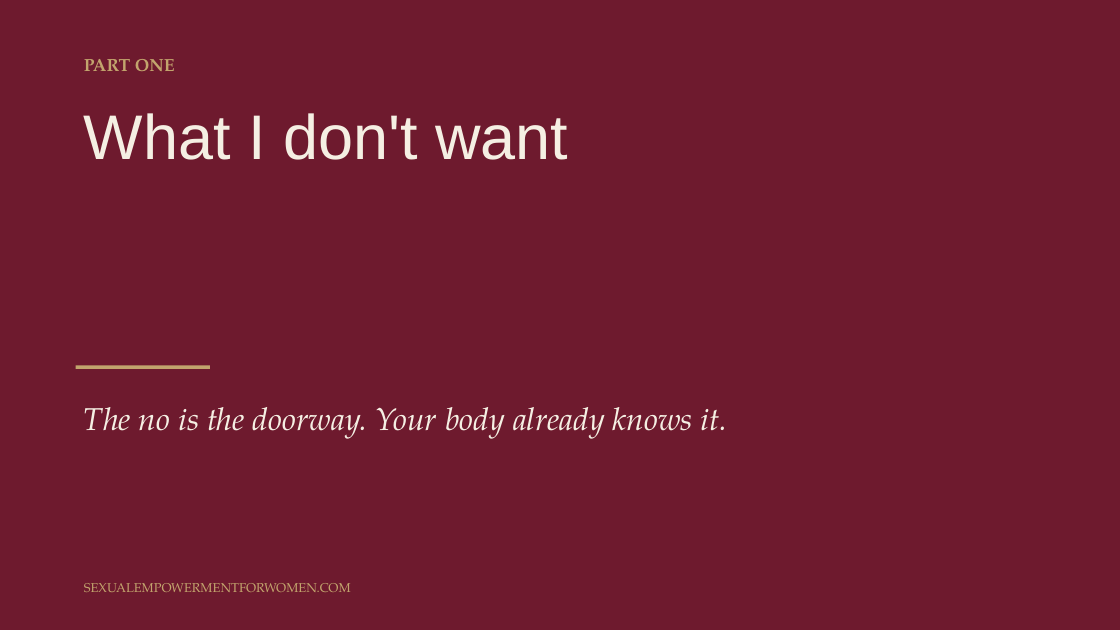
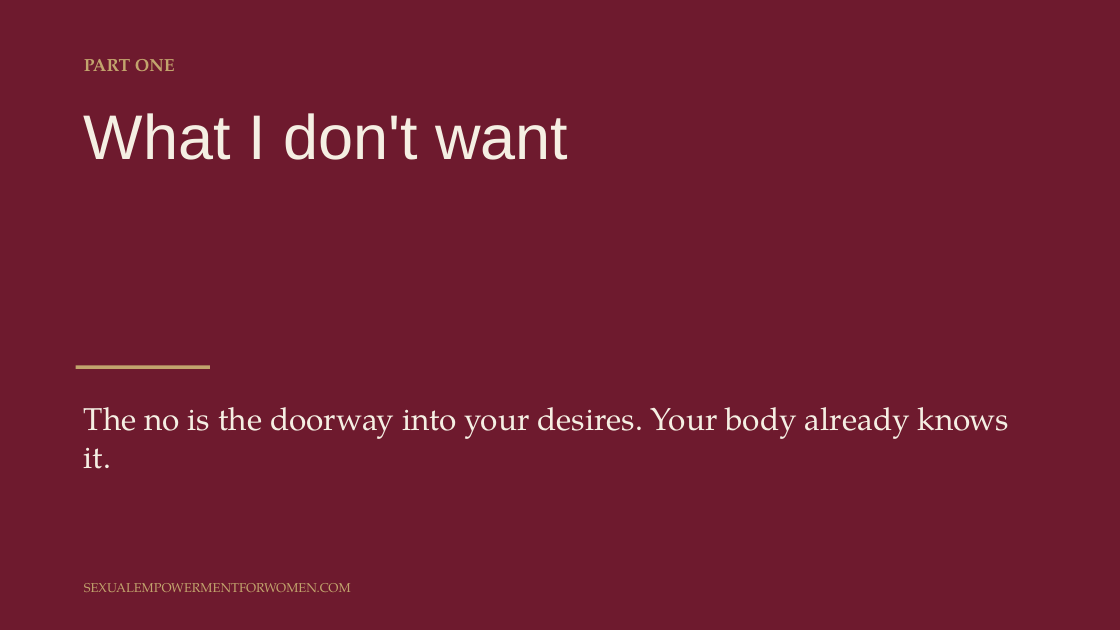
Before and after one commit to tarisha-starr/GitHub-folder, a slide deck: slide 13 of content/sessions/slides/Session-1-Coming-Home-to-Yourself.pptx. Drawn at 1120x630 pixels with LibreOffice and Linux fonts; fonts in the diff are those of the drawing. Boxes give left, top, right and bottom in pixels: in the first picture for what was removed or moved away, otherwise in the second. Text is boxed around its words. In the diff, an @@ line names an element or a change of style, - is before the commit and + after.

```diff
--- a/content/sessions/slides/Session-1-Coming-Home-to-Yourself.pptx
+++ b/content/sessions/slides/Session-1-Coming-Home-to-Yourself.pptx
@@ text at (x1=84, y1=407, x2=1009, y2=469): text changed; italic off @@
-The no is the doorway. Your body already knows it.
+The no is the doorway into your desires. Your body already knows it.
```
Also in this commit, not shown: 15 other slides changed, 2 other files.
